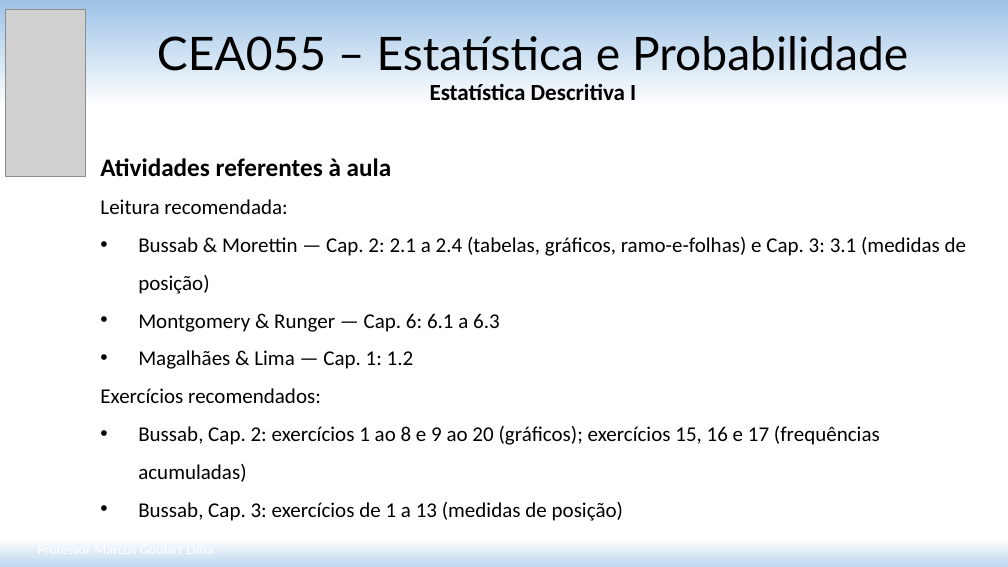
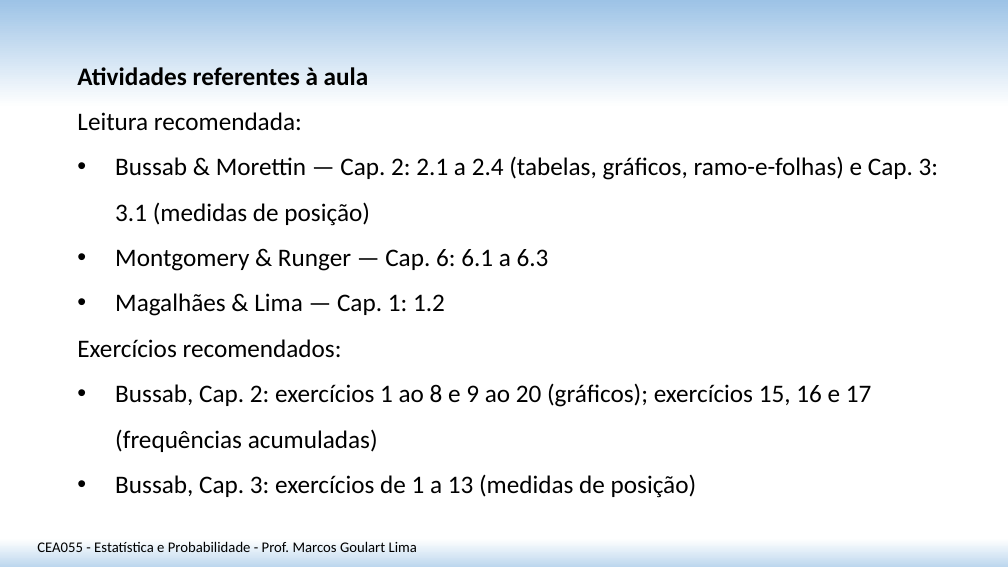
Before and after one commit to matmarcos/minhas-aulas, a slide deck: slide 34 of content/2026-2/cea055-estatistica-probabilidade/01-estatistica-descritiva-i/Aula_01_Estatistica_Descritiva_I.pptx (slide 31 before the commit). Drawn at 1008x567 pixels with LibreOffice and Linux fonts; fonts in the diff are those of the drawing; grey boxes stand for pictures. Boxes give left, top, right and bottom in pixels: in the first picture for what was removed or moved away, otherwise in the second. Text is boxed around its words. In the diff, an @@ line names an element or a change of style, - is before the commit and + after.

```diff
--- a/content/2026-2/cea055-estatistica-probabilidade/01-estatistica-descritiva-i/Aula_01_Estatistica_Descritiva_I.pptx
+++ b/content/2026-2/cea055-estatistica-probabilidade/01-estatistica-descritiva-i/Aula_01_Estatistica_Descritiva_I.pptx
@@ picture removed at (x1=5, y1=9, x2=85, y2=177) @@
@@ text "Atividades referentes à aula" moved from (x1=100, y1=158, x2=966, y2=521) to (x1=77, y1=67, x2=939, y2=498) @@
@@ title removed at (x1=157, y1=36, x2=908, y2=100) @@
-CEA055 – Estatística e Probabilidade
-Estatística Descritiva I
@@ text at (x1=77, y1=112, x2=939, y2=498): size 20 to 24 pt @@
@@ text added at (x1=37, y1=541, x2=417, y2=552), 14 pt, text #000000 @@
+CEA055 - Estatística e Probabilidade - Prof. Marcos Goulart Lima
```
Also in this commit, not shown: 16 other slides changed, 17 slides added, 14 slides removed, 3 other files.
